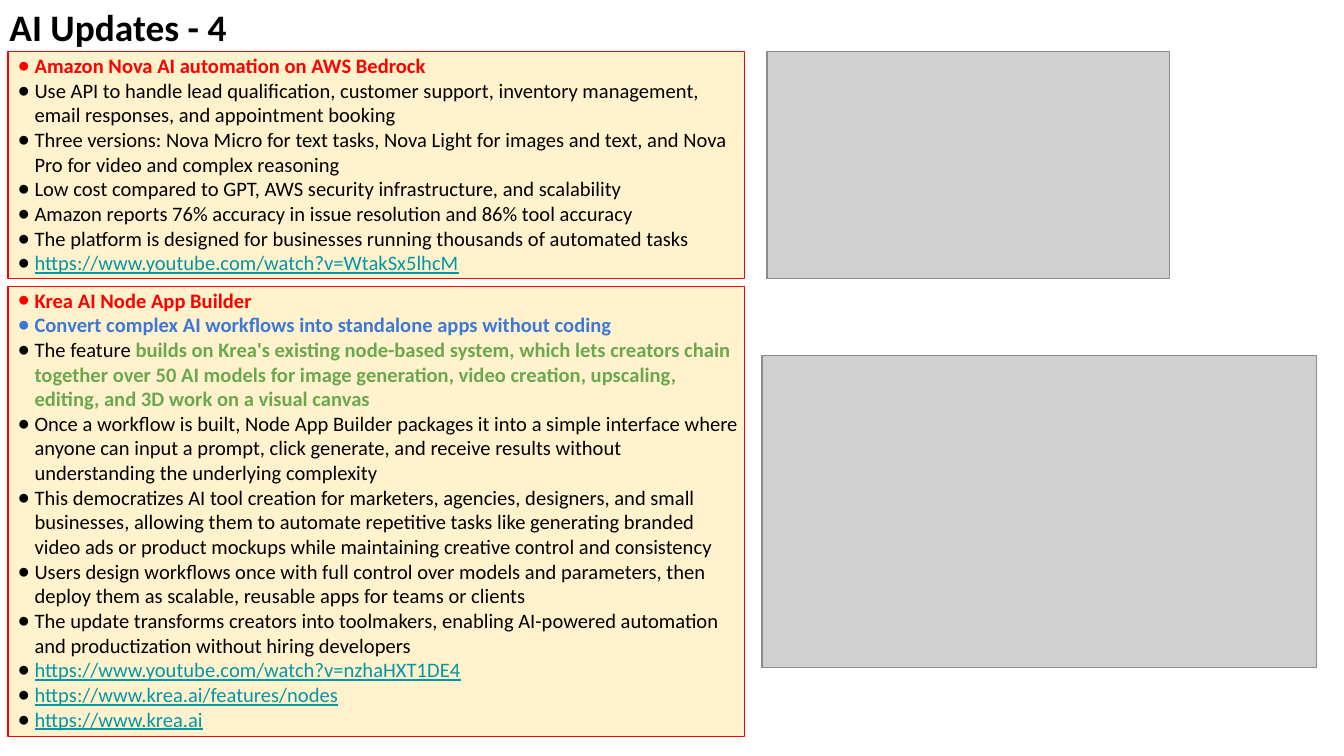
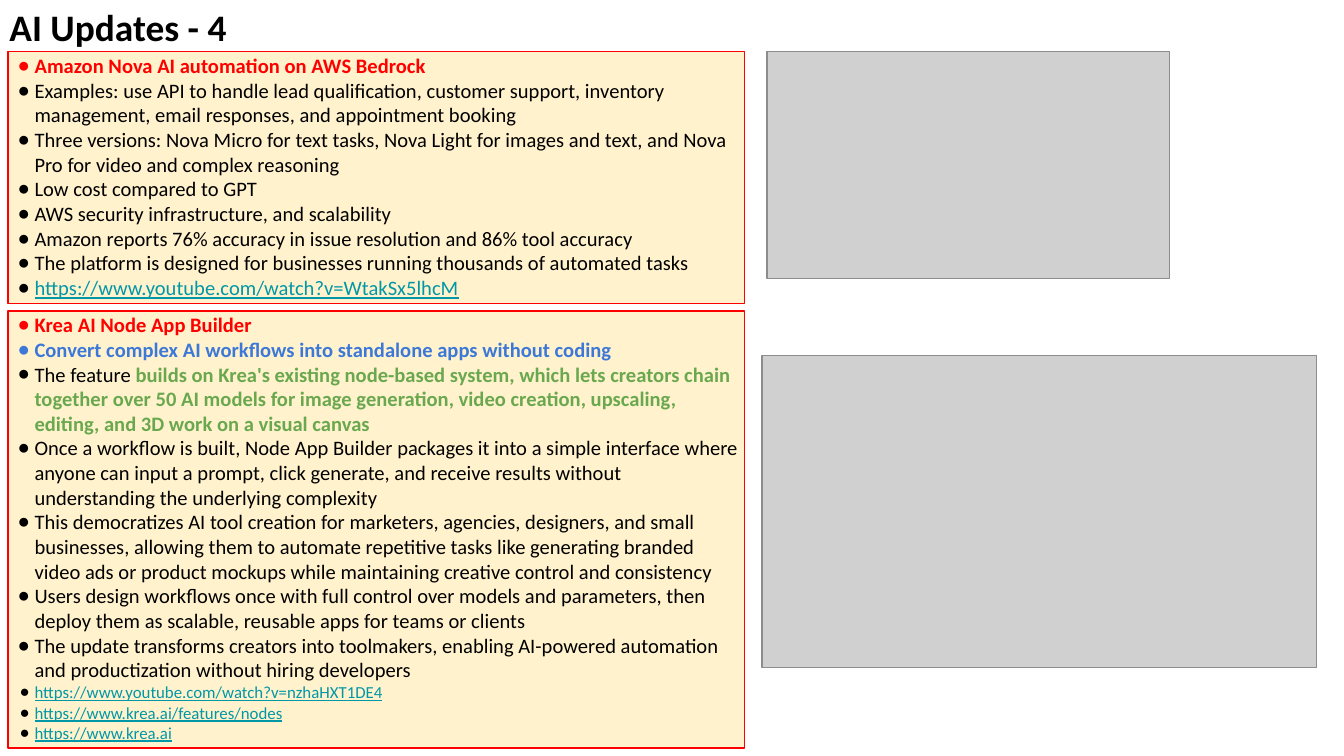
Before and after one commit to lselector/seminar, a slide deck: slide 17 of 2025/2025-12-12-AI-Updates.pptx (slide 15 before the commit). Drawn at 1344x756 pixels with LibreOffice and Linux fonts; fonts in the diff are those of the drawing; grey boxes stand for pictures. Boxes give left, top, right and bottom in pixels: in the first picture for what was removed or moved away, otherwise in the second. Text is boxed around its words. In the diff, an @@ line names an element or a change of style, - is before the commit and + after.

```diff
--- a/2025/2025-12-12-AI-Updates.pptx
+++ b/2025/2025-12-12-AI-Updates.pptx
@@ rectangle "Amazon Nova AI automation on ...": place and size @@
-rectangle "Amazon Nova AI automation on ..." at <box>8,52,745,280</box>
+rectangle "Amazon Nova AI automation on ..." at <box>8,52,745,304</box>
@@ text in rectangle at <box>35,83,664,126</box>: text changed @@
-● Use API to handle lead qualification, customer support, inventory management, email responses, and appointment booking
+● Examples: use API to handle lead qualification, customer support, inventory management, email responses, and appointment booking
@@ text in rectangle at <box>35,181,391,225</box>: text changed @@
-● Low cost compared to GPT, AWS security infrastructure, and scalability
+● Low cost compared to GPT
+● AWS security infrastructure, and scalability
@@ rectangle "Krea AI Node App Builder": place and size @@
-rectangle "Krea AI Node App Builder" at <box>8,286,745,737</box>
+rectangle "Krea AI Node App Builder" at <box>8,310,745,747</box>
@@ text in rectangle at <box>35,686,383,742</box>: size 11 to 9 pt in "https://www.youtube.com/watch?v=nzhaHXT1DE4", "https://www.krea.ai/features/nodes", "https://www.krea.ai"; indent changed @@
```
Also in this commit, not shown: 18 other slides changed, 5 slides added, 1 slide removed.
